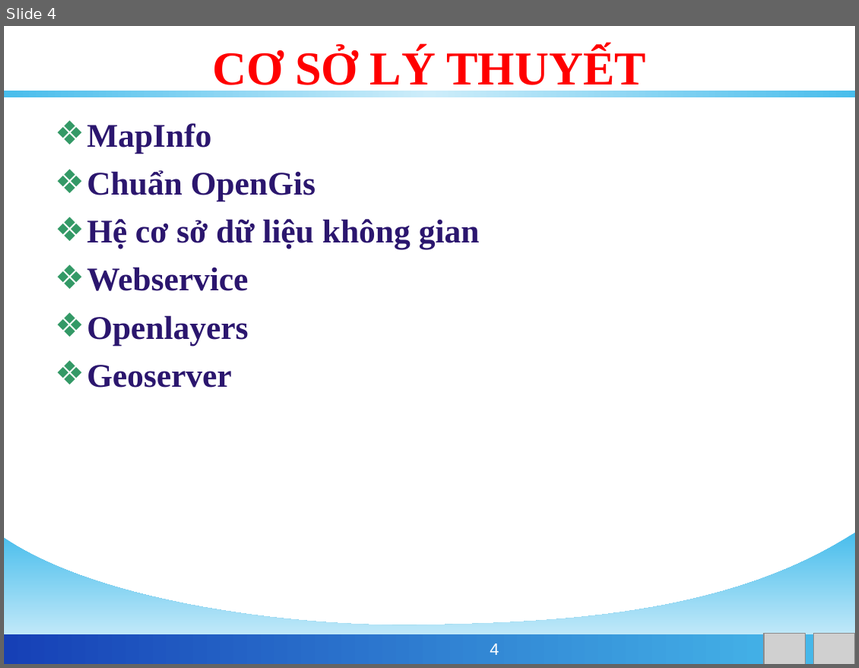
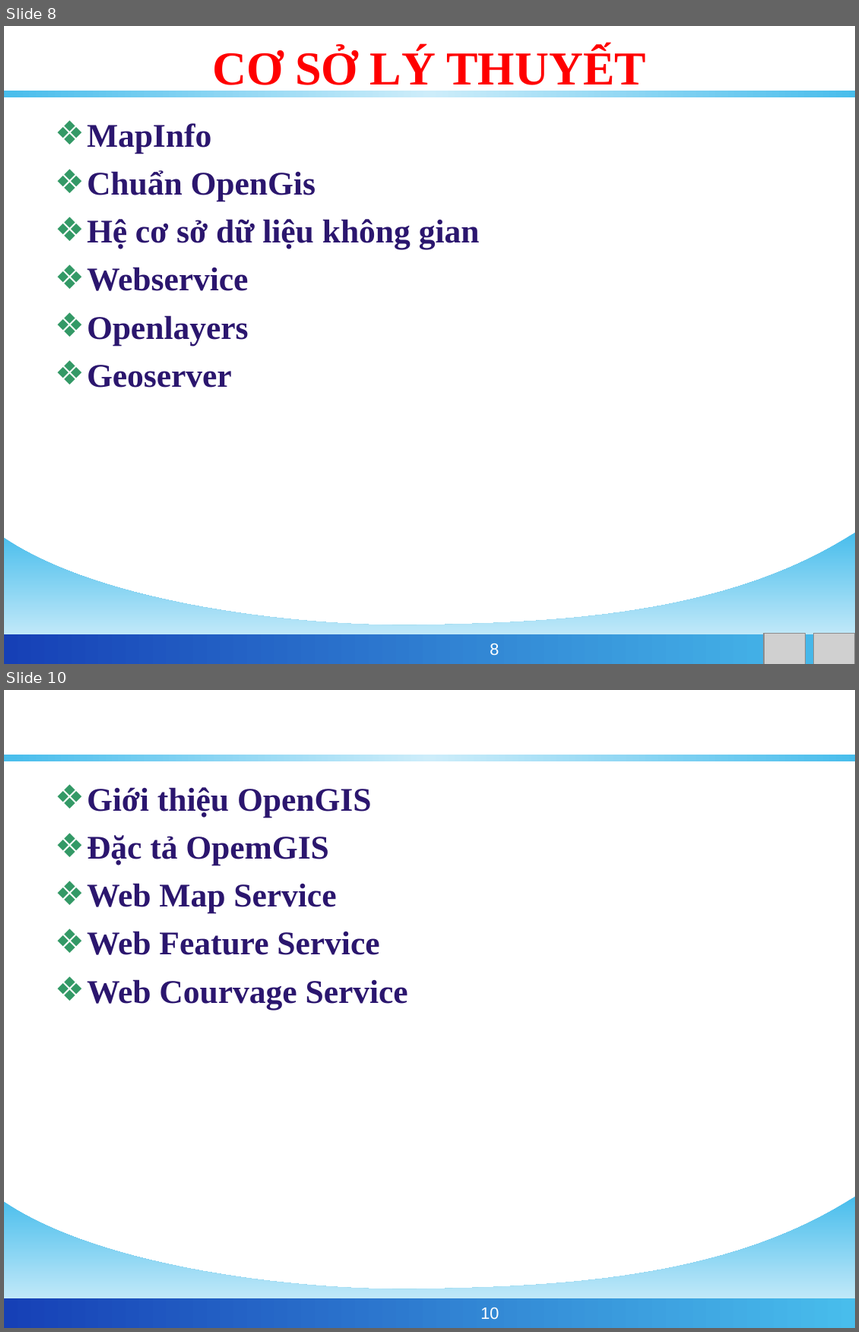
Before and after one commit to phamngsinh/cantho-webgis, a slide deck: Document/Bao Cao/BaoCaoLuanVan.ppt. Shown one above the other, each under a label of ours: slide 4 before the commit, slides 8 and 10 after it; the slides between them are not shown. The pictures are 859x668 and 859x1332 pixels, drawn with LibreOffice and Linux fonts; fonts in the diff are those of the drawing; grey boxes stand for pictures; background and template pictures are left out. Boxes give left, top, right and bottom in pixels: in the first picture for what was removed or moved away, otherwise in the second. Text is boxed around its words. In the diff, an @@ line names an element or a change of style, - is before the commit and + after.

```diff
--- a/Document/Bao Cao/BaoCaoLuanVan.ppt
+++ b/Document/Bao Cao/BaoCaoLuanVan.ppt
@@ slide 10 added at <box>4,690,855,1328</box>, background #FFFFFF; not listed: 3 template elements that a slide beside it also shows @@
@@ title added at <box>47,704,813,756</box>, 32 pt, text #FFFFFF, bold @@
+CHUẨN OPENGIS
@@ text added at <box>87,787,408,1009</box>, 28 pt, text #2B166E, bold @@
+❖ Giới thiệu OpenGIS
+❖ Đặc tả OpemGIS
+❖ Web Map Service
+❖ Web Feature Service
+❖ Web Courvage Service
@@ page number added at <box>481,1308,499,1319</box>, 14 pt, text #FFFFFF @@
+10
@@ what was slide 4 is now slide 8 @@
@@ page number at <box>490,644,499,655</box>: text changed @@
-4
+8
```
Also in this commit, not shown: 4 slides changed, 13 other slides added, 1 slide removed.
